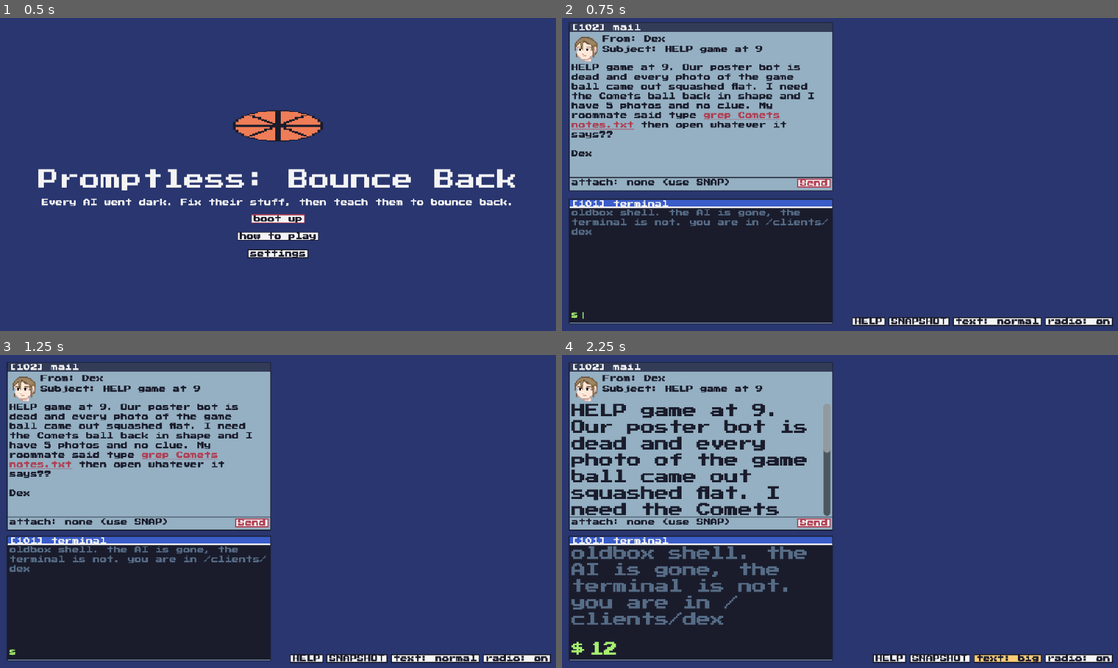
Above: before the commit, frames 1-4 (two rows, left to right).
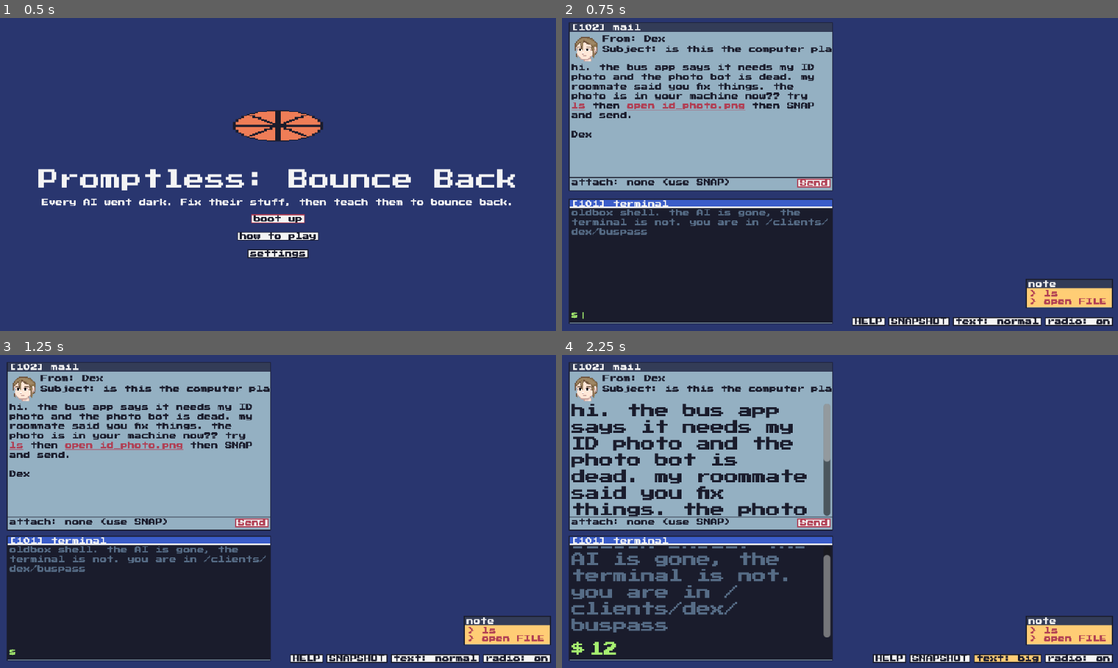
Above: after the commit, the same moments.

Repository: Gaming-RF/Promptless
Game: Godot game, scene res://scenes/main.tscn
Two runs of this game, one before a commit and one after it. Both use one fixed random seed, a clock stepped at 60 frames per second and the inputs below.
Inputs (mouse positions are in pixels of both pictures, inside the frame that each line leads up to):
- Up to frame 1 (0.5 s): no input
- Up to frame 2 (0.75 s): click "boot up" at 0.5 s
- Up to frame 3 (1.25 s): no input
- Up to frame 4 (2.25 s): click (706, 652) at 1.27 s; type "12" at 1.35 s; click "text: normal" at 2 s

Frame 1 is identical in both runs. In frame 2, 4.8% of the frame differs, in the area x 1-100%, y 8-93%; in frame 3, 4.9%; in frame 4, 11%, in the area x 1-100%, y 9-93%.

Commit message:
feat: the full 14-level game is the main campaign

Diff:
--- a/data/campaign.json
+++ b/data/campaign.json
@@ -4,14 +4,28 @@
 	"boot_button": "boot up",
 	"music": "res://assets/music/loop.ogg",
 	"jobs": [
+		"res://data/full/job_boot_1.json",
 		"res://data/job_bounce_back.json",
-		"res://data/job_dex_teach.json"
+		"res://data/job_dex_teach.json",
+		"res://data/full/job_lake.json",
+		"res://data/full/job_marguerite.json",
+		"res://data/full/job_marguerite_teach.json",
+		"res://data/full/job_okafor.json",
+		"res://data/full/job_okafor_teach.json",
+		"res://data/full/job_tobi.json",
+		"res://data/full/job_tobi_teach.json",
+		[
+			"res://data/full/job_ansel.json",
+			"res://data/full/job_dex_lake_teach.json"
+		],
+		"res://data/full/job_owner.json",
+		"res://data/full/job_dex_final.json"
 	],
 	"end": {
 		"again": "play again",
-		"picture_job": 0,
 		"headline": "THE TOWN IS BOUNCING BACK",
-		"bounced_line": "{name} bounced back."
+		"bounced_line": "{name} bounced back.",
+		"picture": "res://assets/ball_3.png"
 	},
 	"defaults": {
 		"client": {
@@ -246,7 +260,7 @@
 			}
 		}
 	},
-	"save": false,
+	"save": true,
 	"continue_button": "continue",
 	"new_game_button": "new game",
 	"replay_button": "replay: {subject}",
--- a/data/full/campaign.json
+++ /dev/null
@@ -1,25 +0,0 @@
-{
-	"extends": "res://data/campaign.json",
-	"title": "Promptless",
-	"tagline": "Everyone's AI went dark. Help them bounce back. (full game draft)",
-	"save": true,
-	"jobs": [
-		"res://data/full/job_boot_1.json",
-		"res://data/job_bounce_back.json",
-		"res://data/job_dex_teach.json",
-		"res://data/full/job_lake.json",
-		"res://data/full/job_marguerite.json",
-		"res://data/full/job_marguerite_teach.json",
-		"res://data/full/job_okafor.json",
-		"res://data/full/job_okafor_teach.json",
-		"res://data/full/job_tobi.json",
-		"res://data/full/job_tobi_teach.json",
-		[
-			"res://data/full/job_ansel.json",
-			"res://data/full/job_dex_lake_teach.json"
-		],
-		"res://data/full/job_owner.json",
-		"res://data/full/job_dex_final.json"
-	],
-	"other_campaigns": []
-}
--- a/project.godot
+++ b/project.godot
@@ -22,8 +22,6 @@
 window/size/window_width_override=1280
 window/size/window_height_override=720
 window/stretch/mode="canvas_items"
-window/stretch/aspect="keep"
-window/stretch/scale_mode="fractional"
 
 [physics]
 
--- a/scripts/end_screen.gd
+++ b/scripts/end_screen.gd
@@ -32,10 +32,9 @@
 	box.add_theme_constant_override("separation", 8)
 	add_child(box)
 	box.set_anchors_and_offsets_preset(PRESET_FULL_RECT)
-	var job: Dictionary = campaign.jobs[campaign.end.get("picture_job", 0)]
+
 	var ball := BounceBall.new()
-	ball.texture = JobData.picture_texture(job, job.answer)
-	ball.variant = JobData.picture_index(job, job.answer)
+	ball.texture = UI.find([campaign.end.get("picture", "")])
 	ball.custom_minimum_size = Vector2(240, 200)
 	ball.size_flags_horizontal = SIZE_SHRINK_CENTER
 	box.add_child(ball)
--- a/scripts/title_screen.gd
+++ b/scripts/title_screen.gd
@@ -33,14 +33,13 @@
 	box.add_theme_constant_override("separation", 10)
 	add_child(box)
 	box.set_anchors_and_offsets_preset(PRESET_FULL_RECT)
-	var job: Dictionary = campaign.jobs[campaign.end.get("picture_job", 0)]
+
 	var holder := CenterContainer.new()
 	holder.custom_minimum_size = Vector2(110, 80)
 	holder.size_flags_horizontal = SIZE_SHRINK_CENTER
 	box.add_child(holder)
 	var ball := PictureView.new()
-	ball.texture = JobData.picture_texture(job, job.answer)
-	ball.variant = JobData.picture_index(job, job.answer)
+	ball.texture = UI.find([campaign.end.get("picture", "")])
 	ball.custom_minimum_size = Vector2(104, 36)
 	holder.add_child(ball)
 	var t := ball.create_tween().set_loops()
--- a/tests/input_test.gd
+++ b/tests/input_test.gd
@@ -70,6 +70,12 @@
 	DirAccess.remove_absolute(ProjectSettings.globalize_path("user://test_settings_input.json"))
 	main = load("res://scenes/main.tscn").instantiate()
 	root.add_child(main)
+	await frames(2)
+	var JD = load("res://scripts/job_data.gd")
+	main.campaign.jobs = [JD._load_job(main.campaign, "res://data/job_bounce_back.json"), JD._load_job(main.campaign, "res://data/job_dex_teach.json")]
+	main.campaign.save = false
+	main.save_path = "user://test_save_input.json"
+	main.show_title()
 	await frames(4)
 	await key(KEY_ENTER)
 	await frames(3)
--- a/tests/run_tests.gd
+++ b/tests/run_tests.gd
@@ -6,6 +6,12 @@
 
 var fails := 0
 var medal: Dictionary
+var jam: Dictionary
+
+
+func use_jam(m) -> void:
+	m.campaign = jam.duplicate(true)
+	m.save_path = "user://test_save_main.json"
 
 
 func check(cond: bool, msg: String) -> void:
@@ -363,6 +369,7 @@
 	var m = load("res://scenes/main.tscn").instantiate()
 	root.add_child(m)
 	await process_frame
+	use_jam(m)
 	m.save_path = "user://test_save.json"
 	SaveFile.clear(m.save_path)
 	check(not m.can_continue(), "save: jam campaign has saving off")
@@ -465,6 +472,7 @@
 	var m = load("res://scenes/main.tscn").instantiate()
 	root.add_child(m)
 	await process_frame
+	use_jam(m)
 	m.records_path = "user://test_records.json"
 	SaveFile.clear(m.records_path)
 	check(m.replays().is_empty(), "replay: jam jobs aren't timed")
@@ -507,14 +515,15 @@
 
 func check_full_campaign() -> void:
 	solutions = load("res://tests/solutions.gd").new(self, check)
-	var fc := JobData.load_campaign("res://data/full/campaign.json")
-	check(fc.jobs.size() == 13 and fc.title == "Promptless" and fc.defaults.shell.has("man"), "full: campaign extends the jam defaults")
+	var fc := JobData.load_campaign("res://data/campaign.json")
+	check(fc.jobs.size() == 13 and fc.title == "Promptless: Bounce Back" and fc.defaults.shell.has("man"), "full: the main campaign has all 13 steps")
 	for e in fc.jobs:
 		for j in (e if e is Array else [e]):
 			check_job_data(j)
 	var m = load("res://scenes/main.tscn").instantiate()
 	root.add_child(m)
 	await process_frame
+	use_jam(m)
 	m.campaign = fc
 	m.campaign.save = false
 	m.start_game(false)
@@ -552,6 +561,7 @@
 	var m = load("res://scenes/main.tscn").instantiate()
 	root.add_child(m)
 	await process_frame
+	use_jam(m)
 	m.show_help()
 	await process_frame
 	var txt: String = m.current.find_children("*", "RichTextLabel", true, false)[0].text
@@ -587,6 +597,7 @@
 	var m2 = load("res://scenes/main.tscn").instantiate()
 	root.add_child(m2)
 	await process_frame
+	use_jam(m2)
 	check(m2.sfx.settings.big_text and not m2.sfx.music_on, "settings: loaded on next start")
 	m2.start_game(false)
 	await process_frame
@@ -609,9 +620,13 @@
 	load("res://scripts/sfx.gd").default_settings_path = "user://test_settings.json"
 	DirAccess.remove_absolute(ProjectSettings.globalize_path("user://test_settings.json"))
 	var c := JobData.load_campaign("res://data/campaign.json")
+	check(c.jobs.size() == 13 and c.save, "main campaign is the full game, saving on")
+	c.jobs = [JobData._load_job(c, "res://data/job_bounce_back.json"), JobData._load_job(c, "res://data/job_dex_teach.json")]
+	c.save = false
+	jam = c
 	medal = JobData._load_job(c, "res://data/job_medal.json")
 	check_job_data(medal)
-	check(c.jobs.size() == 2, "campaign has 2 jobs")
+	check(c.jobs.size() == 2, "jam pair has 2 jobs")
 	for j in c.jobs:
 		check_job_data(j)
 
@@ -686,6 +701,7 @@
 	var main = load("res://scenes/main.tscn").instantiate()
 	root.add_child(main)
 	await process_frame
+	use_jam(main)
 	main.start_game()
 	await process_frame
 	var desk = main.current
--- a/tests/speedrun.gd
+++ b/tests/speedrun.gd
@@ -6,11 +6,9 @@
 
 
 func _initialize() -> void:
-	var path := "res://data/full/campaign.json"
+	var path := "res://data/campaign.json"
 	for a in OS.get_cmdline_user_args():
-		if a == "--jam":
-			path = "res://data/campaign.json"
-		elif a.begins_with("--pace="):
+		if a.begins_with("--pace="):
 			pace = a.substr(7).to_float()
 	load("res://scripts/sfx.gd").default_settings_path = "user://speedrun_settings.json"
 	var solutions = load("res://tests/solutions.gd").new(self, func(ok, msg): if not ok: print("  !! ", msg))
Not shown, changed: export_presets.cfg
Not shown, changed: docs/JOB_FORMAT.md
